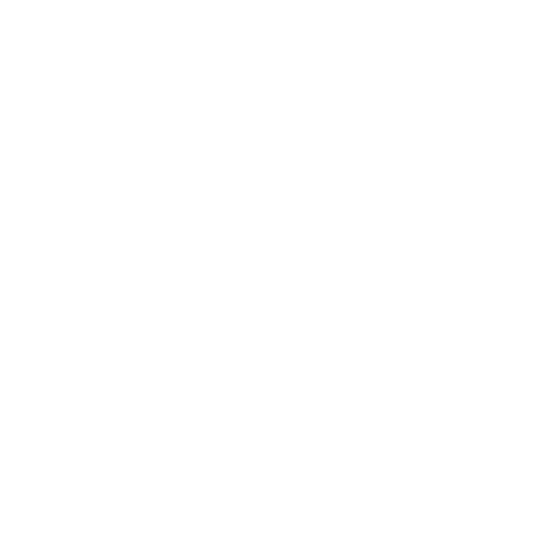
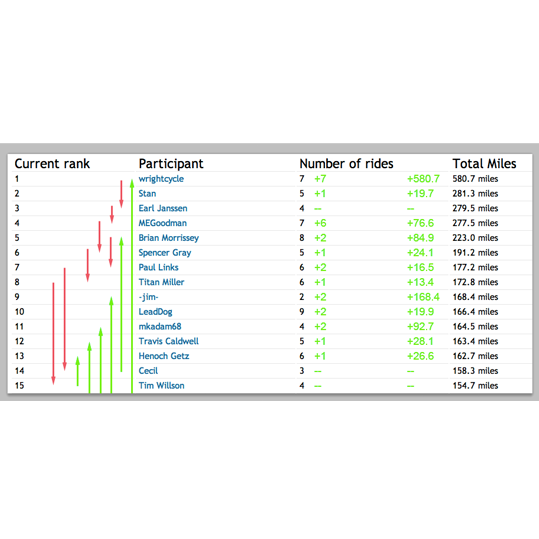
Two versions of the same layered image (539px x 539px). Layer-by-layer changes:
added layer "Background" (1st of 2) above "Background" over [0, 143, 539, 401]
